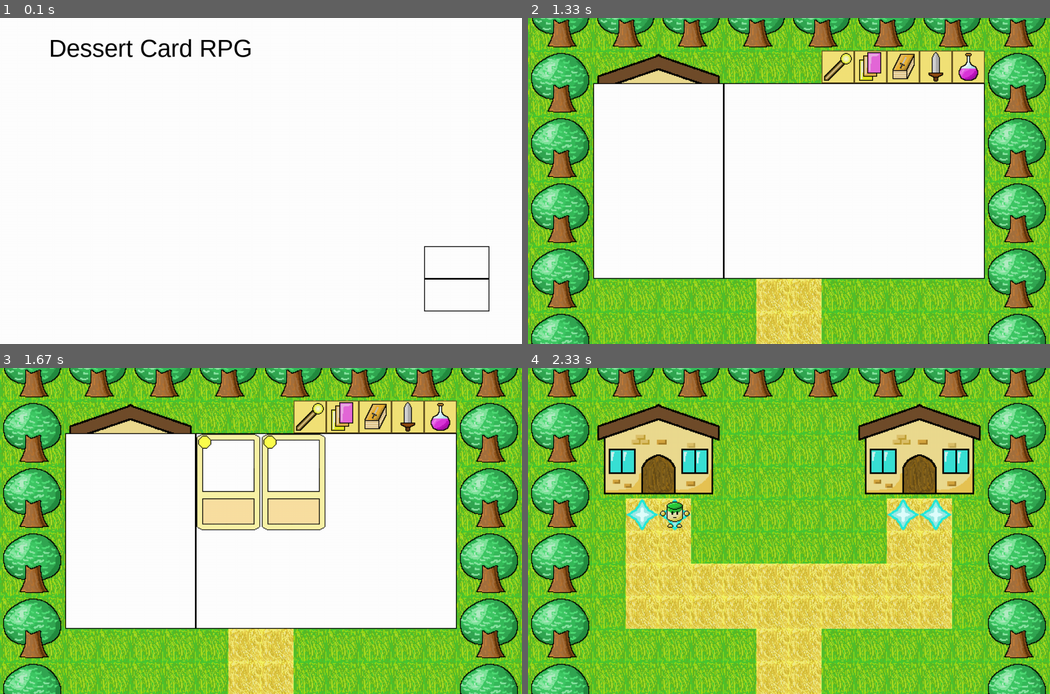
Above: before the commit, frames 1-4 (two rows, left to right).
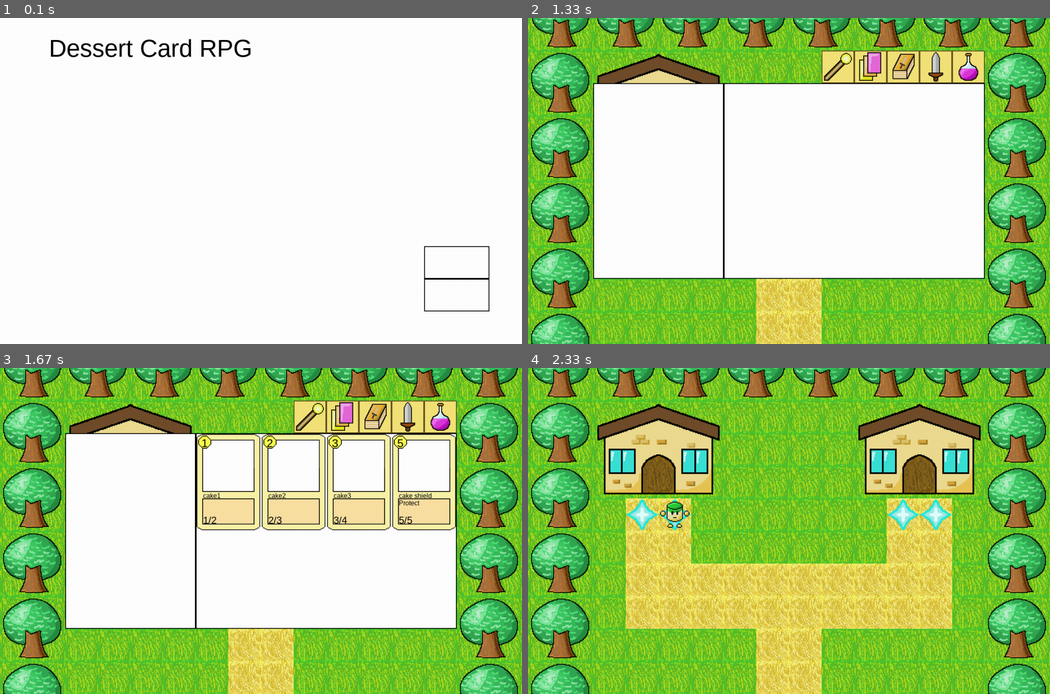
Above: after the commit, the same moments.

Repository: pupungeggang2/myfirstpygamecard
Game: pygame game, started from Script/main.py
Two runs of this game, one before a commit and one after it. Both use one fixed random seed, a clock stepped at 60 frames per second and the inputs below.
Inputs (mouse positions are in pixels of both pictures, inside the frame that each line leads up to):
- Up to frame 1 (0.1 s): no input
- Up to frame 2 (1.33 s): click (982, 262) at 0.38 s; tap I at 0.83 s; press the mouse at (872, 66) at 1.2 s; move the mouse to (736, 132) at 1.3 s
- Up to frame 3 (1.67 s): release the mouse at (73, 547) at 1.43 s; click (344, 416) at 1.55 s
- Up to frame 4 (2.33 s): tap I at 2 s

Frames 1-2 are identical in both runs. In frame 3, 4.5% of the frame differs, in the area x 38-88%, y 20-50%; in frame 4, nothing differs.

Commit message:
Improved

Diff:
--- a/Script/UI.py
+++ b/Script/UI.py
@@ -4,6 +4,12 @@
 class Title():
     new_game_button = [1040, 560, 160, 80]
     load_game_button = [1040, 640, 160, 80]
+
+class Card():
+    energy_text = [14, 8]
+    name_text = [18, 144]
+    description_text = [18, 162]
+    stat_text = [18, 200]
 
 class Field():
     class Inventory():
@@ -17,3 +23,8 @@
         content = [480, 160, 640, 480]
         card_list = [[480, 160, 160, 240], [640, 160, 160, 240], [800, 160, 160, 240], [960, 160, 160, 240],
                      [480, 400, 160, 240], [640, 400, 160, 240], [800, 400, 160, 240], [960, 400, 160, 240]]
+        deck_text = [[484, 164], [644, 164], [804, 164], [964, 164], [484, 404], [644, 404], [804, 404], [964, 404]]
+
+class Battle():
+    class Field():
+        cell_list = [[160, 240, 160, 160], [480, 80, 160, 160], [480, 240, 160, 160], [480, 400, 160, 160], [320, 80, 160, 160], [320, 240, 160, 160], [320, 400, 160, 160], [640, 80, 160, 160], [640, 240, 160, 160], [640, 400, 160, 160], [800, 80, 160, 160], [800, 240, 160, 160], [800, 400, 160, 160], [960, 240, 160, 160]]
--- a/Script/battle.py
+++ b/Script/battle.py
@@ -3,6 +3,7 @@
 import UI
 import design
 
+import displayfunction as df
 import inputfunction as iff
 
 import var
@@ -14,4 +15,5 @@
 
 def display():
     var.screen.fill(design.Color.white)
+    df.battle_field_display()
     pygame.display.flip()
--- /dev/null
+++ b/Script/battlefunction.py
@@ -0,0 +1,2 @@
+def battle_init():
+    pass
--- a/Script/carddata.py
+++ b/Script/carddata.py
@@ -1,9 +1,13 @@
 card = {
     1001 : {'name' : 'cake1', 'type' : 'unit', 'element' : 'normal', 'rarity' : 'basic', 'energy' : 1, 'stat' : [1,2], 'effect' : '', 'play' : ['u','pe','']},
-    1002 : {'name' : 'cake2', 'type' : 'unit', 'element' : 'normal', 'rarity' : 'basic', 'energy' : 2, 'stat' : [2,3], 'effect' : '', 'play' : ['u','pe','']}
+    1002 : {'name' : 'cake2', 'type' : 'unit', 'element' : 'normal', 'rarity' : 'basic', 'energy' : 2, 'stat' : [2,3], 'effect' : '', 'play' : ['u','pe','']},
+    1003 : {'name' : 'cake3', 'type' : 'unit', 'element' : 'normal', 'rarity' : 'basic', 'energy' : 3, 'stat' : [3,4], 'effect' : '', 'play' : ['u','pe','']},
+    1004 : {'name' : 'cake shield', 'type' : 'unit', 'element' : 'normal', 'rarity' : 'basic' , 'energy' : 5, 'stat' : [5,5], 'effect' : 'Protect', 'play' : ['u','pe','']}
 }
 
 card_description = {
     1001 : '',
     1002 : '',
+    1003 : '',
+    1004 : 'Protect',
 }
--- a/Script/design.py
+++ b/Script/design.py
@@ -4,6 +4,11 @@
 
 class Font():
     title = pygame.font.SysFont('Arial', 60)
+    place = pygame.font.SysFont('Arial', 32)
+    card_energy = pygame.font.SysFont('Arial', 28)
+    card_name = pygame.font.SysFont('Arial', 16)
+    card_description = pygame.font.SysFont('Arial', 16)
+    card_stat = pygame.font.SysFont('Arial', 24)
 
 class Color():
     black = (0, 0, 0)
--- a/Script/displayfunction.py
+++ b/Script/displayfunction.py
@@ -6,6 +6,26 @@
 
 import var
 import carddata as cd
+
+def place_animation_handle():
+    if var.Animation.place_box == True:
+        var.Animation.place_box_tick += 1
+
+        if var.Animation.place_box_tick > 0 and var.Animation.place_box_tick <= 1 * var.FPS :
+            var.Animation.place_box_rect[1] += 160 / var.FPS
+
+        if var.Animation.place_box_tick > 2 * var.FPS and var.Animation.place_box_tick <= 3 * var.FPS:
+            var.Animation.place_box_rect[1] -= 160 / var.FPS
+
+        if var.Animation.place_box_tick == 3 * var.FPS:
+            var.Animation.place_box = False
+            var.Animation.place_box_tick = 0
+            var.Animation.place_box_rect = [40, -120, 240, 80]
+
+def place_display():
+    pygame.draw.rect(var.screen, design.Color.white, var.Animation.place_box_rect)
+    pygame.draw.rect(var.screen, design.Color.black, var.Animation.place_box_rect, 2)
+    var.screen.blit(design.Font.place.render(var.Field.place, True, design.Color.black), [var.Animation.place_box_rect[0] + 2, var.Animation.place_box_rect[1] + 20])
 
 def terrain_display():
     var.screen.blit(img.place[var.Field.place], [0 - var.Camera.x, 0 - var.Camera.y])
@@ -19,6 +39,11 @@
 
 def draw_card(card, position):
     var.screen.blit(img.card['card_frame'], position)
+
+    var.screen.blit(design.Font.card_energy.render(str(card['energy']), True, design.Color.black), [position[0] + UI.Card.energy_text[0], position[1] + UI.Card.energy_text[1]])
+    var.screen.blit(design.Font.card_name.render(str(card['name']), True, design.Color.black), [position[0] + UI.Card.name_text[0], position[1] + UI.Card.name_text[1]])
+    var.screen.blit(design.Font.card_description.render(str(card['description']), True, design.Color.black), [position[0] + UI.Card.description_text[0], position[1] + UI.Card.description_text[1]])
+    var.screen.blit(design.Font.card_stat.render(str(card['stat'][0]) + '/' + str(card['stat'][1]), True, design.Color.black), [position[0] + UI.Card.stat_text[0], position[1] + UI.Card.stat_text[1]])
 
 def inventory_display():
     pygame.draw.rect(var.screen, design.Color.white, UI.Field.Inventory.player_info)
@@ -36,6 +61,9 @@
     if var.state_inventory == 'card':
         inventory_card_display()
 
+    elif var.state_inventory == 'deck':
+        inventory_deck_display()
+
 def inventory_card_display():
     for i in range(8):
         if var.inventory_page * 8 + i < len(var.Player_Info.Inventory.card):
@@ -48,5 +76,19 @@
                         'energy' : cd.card[tmp_ID]['energy'],
                         'stat' : [cd.card[tmp_ID]['stat'][0], cd.card[tmp_ID]['stat'][1]],
                         'effect' : cd.card[tmp_ID]['effect'],
+                        'description' : cd.card_description[tmp_ID],
                         'play' : [cd.card[tmp_ID]['play'][0], cd.card[tmp_ID]['play'][1], cd.card[tmp_ID]['play'][2]]}
             draw_card(tmp_card, UI.Field.Inventory.card_list[i][:2])
+
+def inventory_deck_display():
+    for i in range(8):
+        if i < len(var.Player_Info.deck):
+            var.screen.blit(img.card_back[var.Player_Info.deck[i]['back']], UI.Field.Inventory.card_list[i][:2])
+            var.screen.blit(design.Font.card_name.render(var.Player_Info.deck[i]['name'], True, design.Color.black), UI.Field.Inventory.deck_text[i])
+
+def battle_field_display():
+    for i in range(14):
+        pygame.draw.rect(var.screen, design.Color.black, UI.Battle.Field.cell_list[i], 2)
+
+def battle_hand_display():
+    pass
--- a/Script/field.py
+++ b/Script/field.py
@@ -14,6 +14,7 @@
 def manage():
     camera_adjust_x()
     camera_adjust_y()
+    df.place_animation_handle()
     display()
     key_press_handle()
     player_move()
@@ -23,6 +24,7 @@
     df.terrain_display()
     df.player_display()
     df.enemy_display()
+    df.place_display()
 
     if var.state == 'inventory':
         df.inventory_display()
--- a/Script/fielddata.py
+++ b/Script/fielddata.py
@@ -100,5 +100,6 @@
 
 enemy = {
     'home_town' : [],
-    'field_1' : [[[1280, 800], 1001]]
+    'field_1' : [[[1280, 800], 1001]],
+    'field_village' : []
 }
--- a/Script/fieldfunction.py
+++ b/Script/fieldfunction.py
@@ -74,5 +74,8 @@
 
                 var.Field.place = var.Field.connection[i][2]
                 field_load(var.Field.place)
+                var.Animation.place_box = True
+                var.Animation.place_box_tick = 0
+                var.Animation.place_box_rect = [40, -120, 240, 80]
 
                 break
--- a/Script/img.py
+++ b/Script/img.py
@@ -6,6 +6,7 @@
 enemy = {}
 inventory_tab = {}
 card = {}
+card_back = {}
 
 def image_load():
     place['home_town'] = pygame.image.load('../Image/Place/HomeTown.png')
@@ -26,3 +27,5 @@
     inventory_tab['item'] = pygame.image.load('../Image/ItemTab.png')
 
     card['card_frame'] = pygame.image.load('../Image/Card/CardFrame.png')
+
+    card_back['basic_1'] = pygame.image.load('../Image/Card/CardBack01.png')
--- a/Script/var.py
+++ b/Script/var.py
@@ -5,6 +5,11 @@
 state = ''
 state_inventory = ''
 inventory_page = 0
+
+class Animation():
+    place_box = False
+    place_box_tick = 0
+    place_box_rect = [40, -120, 240, 80]
 
 class Input():
     class Keyboard():
@@ -37,10 +42,10 @@
 
     skill_tree = []
 
-    decks = {}
+    deck = [{'name' : 'basic_deck', 'back' : 'basic_1', 'card' : [[1001, 2, 0], [1002, 2, 0], [1003, 2, 0], [1004, 2, 0]]}]
 
     class Inventory():
-        card = [[1001, 2, 0], [1002, 2, 0]]
+        card = [[1001, 2, 0], [1002, 2, 0], [1003, 2, 0], [1004, 2, 0]]
         equip = []
         item = []
 
Binary file added: AssetOriginal/CardBack01.png
Binary file added: Image/Card/CardBack01.png
